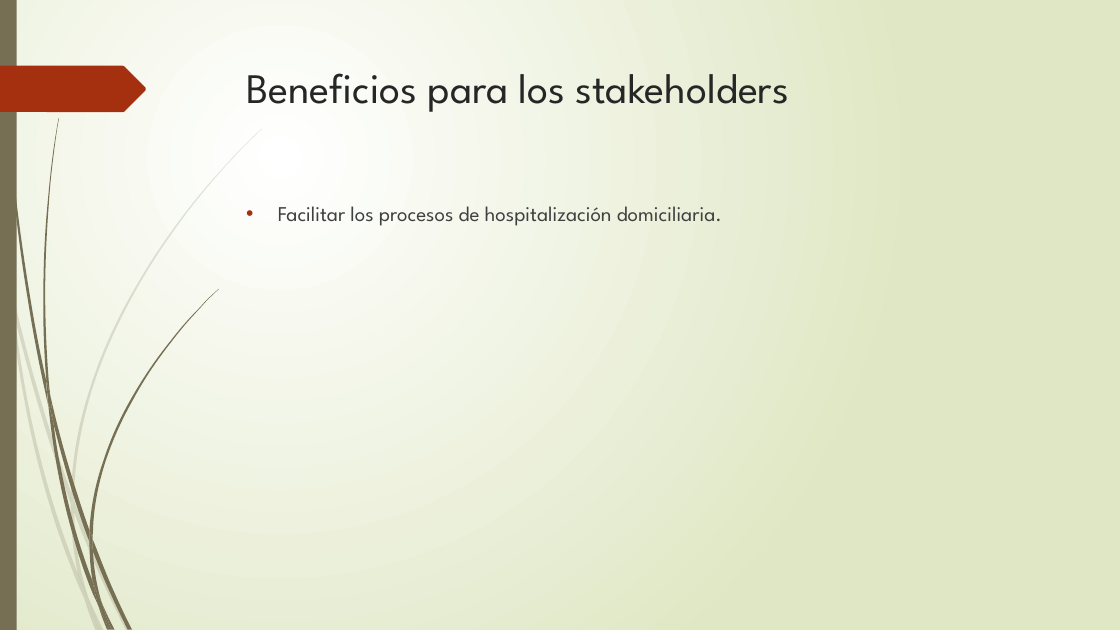
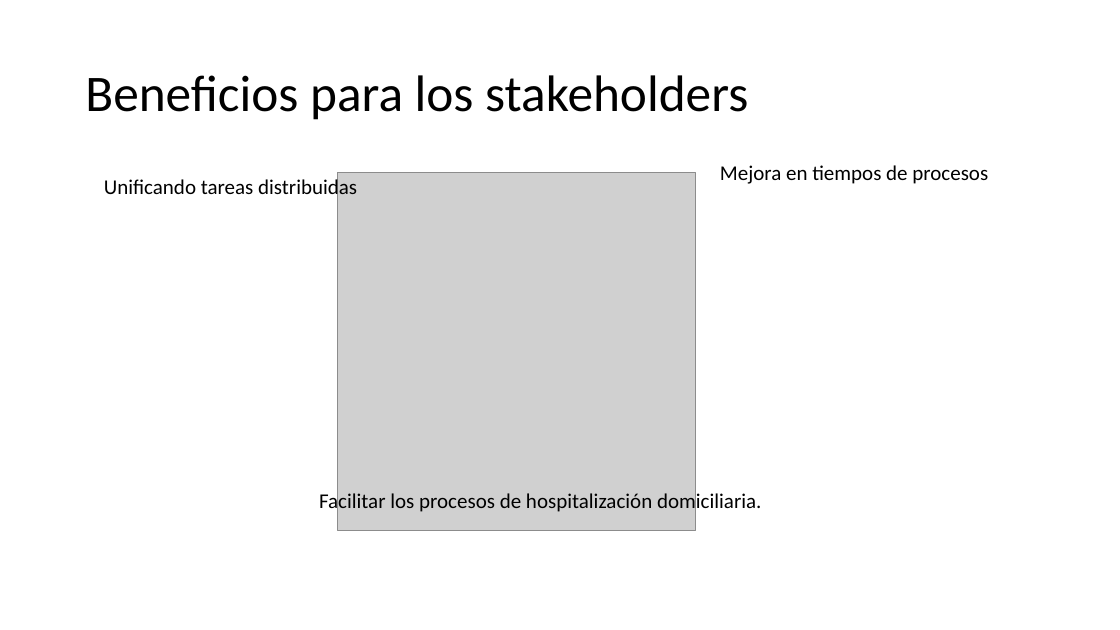
Before and after one commit to DanSotoC/G4HD, a slide deck: slide 4 of Hospitalización Domiciliaria.pptx. Drawn at 1120x630 pixels with LibreOffice and Linux fonts; fonts in the diff are those of the drawing; grey boxes stand for pictures. Boxes give left, top, right and bottom in pixels: in the first picture for what was removed or moved away, otherwise in the second. Text is boxed around its words. In the diff, an @@ line names an element or a change of style, - is before the commit and + after.

```diff
--- a/Hospitalización Domiciliaria.pptx
+++ b/Hospitalización Domiciliaria.pptx
@@ background gradient #FFFFFF to #DFE8C4 to #FFFFFF @@
@@ rectangle removed at box(0, 0, 17, 630) @@
@@ title "Beneficios para los stakeholders": place and size @@
-title "Beneficios para los stakeholders" at box(247, 73, 789, 112)
+title "Beneficios para los stakeholders" at box(85, 75, 748, 120)
@@ title "Beneficios para los stakeholders" at box(85, 75, 748, 120): size 36 to 44 pt, font League Spartan to Calibri, text colour #262626 to #000000; line spacing 1 to 0.9; vertical alignment top to middle @@
@@ freeform shape removed at box(0, 66, 146, 112) @@
@@ text added at box(104, 177, 357, 201), 18 pt, text #000000 @@
+Unificando tareas distribuidas
@@ picture added at box(338, 173, 696, 531) @@
@@ text added at box(720, 165, 988, 184), 18 pt, text #000000 @@
+Mejora en tiempos de procesos
@@ text "Facilitar los procesos de hospitalización ...": place and size @@
-text "Facilitar los procesos de hospitalización ..." at box(278, 206, 722, 226)
+text "Facilitar los procesos de hospitalización ..." at box(319, 490, 761, 514)
@@ text "Facilitar los procesos de hospitalización ..." at box(319, 490, 761, 514): font League Spartan to Calibri, text colour #404040 to #000000; bullet • to none; less space between paragraphs @@
@@ group removed at box(0, 129, 262, 630): 10 freeform shapes @@
@@ group removed at box(3, 0, 218, 630): 12 freeform shapes @@
```
Also in this commit, not shown: 3 other slides changed.
